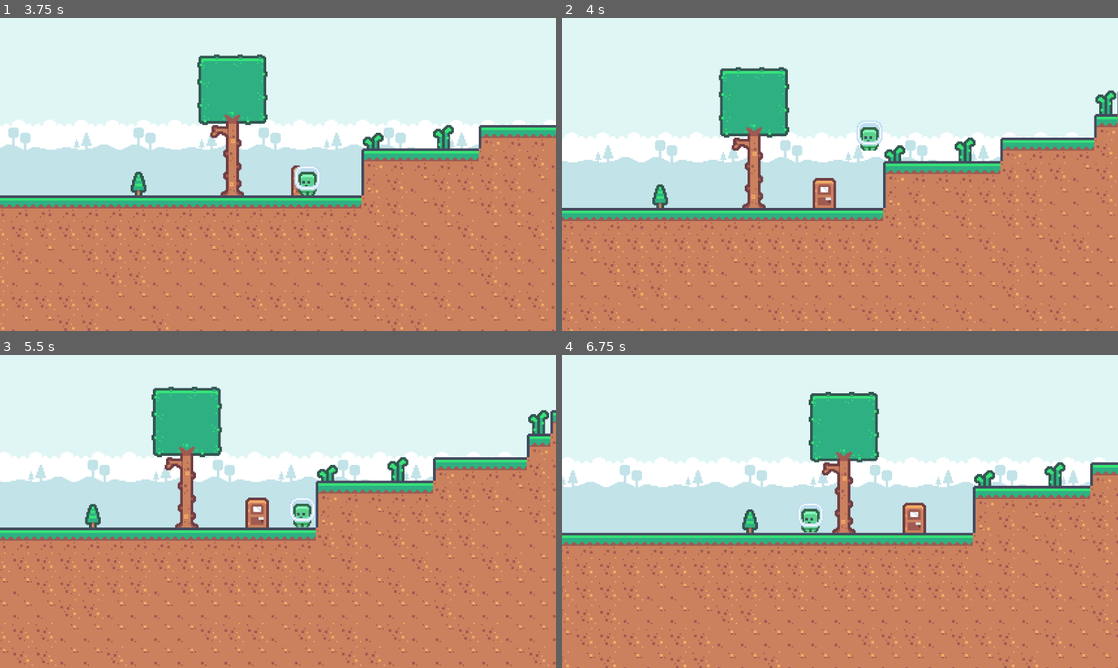
Above: before the commit, frames 1-4 (two rows, left to right).
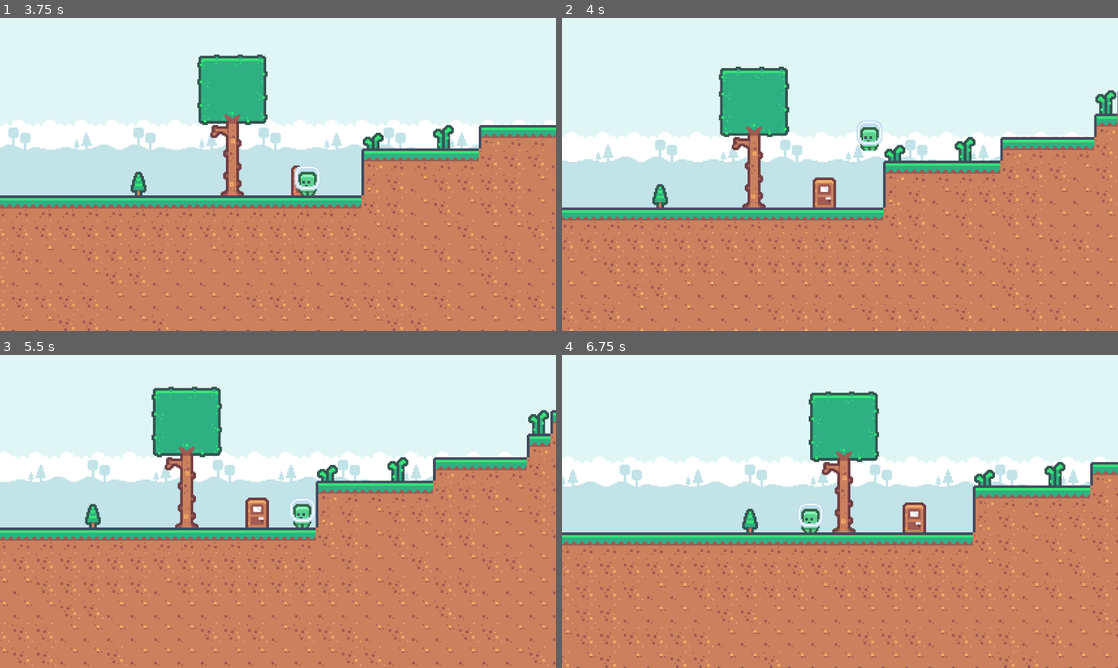
Above: after the commit, the same moments.

Repository: Nexilios/SideScrollingDelivery
Game: Godot game, scene res://scenes/game.tscn
The game is run twice, just before and just after one commit, with the same random seed, the same clock (stepped at 60 frames per second) and the same inputs.
Inputs:
- Up to frame 1 (3.75 s): tap Enter (ui_accept) at 0.5, 0.77, 1.52, 3.02 s; hold Right (ui_right) 0.53-2.03 s; hold Left (ui_left) 2.03-2.78 s; hold Right (ui_right) from 2.78 s (still down)
- Up to frame 2 (4 s): keep holding Right (ui_right); tap Enter (ui_accept) at 3.77 s
- Up to frame 3 (5.5 s): release Right (ui_right) at 4.28 s; hold Left (ui_left) 4.28-5.03 s; tap Enter (ui_accept) at 4.52 s; hold Right (ui_right) from 5.03 s (still down)
- Up to frame 4 (6.75 s): release Right (ui_right) at 5.78 s; hold Left (ui_left) from 5.78 s (still down); tap Enter (ui_accept) at 6.02 s

Frame 1 is identical in both runs. In frame 2, 2.4% of the frame differs, in the area x 0-100%, y 15-100%; in frame 3, less than 0.1%; in frame 4, 2.4%.

Commit message:
Reduce jittering when jumping

Diff:
--- a/scenes/player.tscn
+++ b/scenes/player.tscn
@@ -31,6 +31,8 @@
 [node name="Player" type="CharacterBody2D"]
 z_index = 5
 collision_layer = 2
+floor_snap_length = 3.0
+safe_margin = 0.06
 script = ExtResource("1_k4knk")
 
 [node name="AnimatedSprite2D" type="AnimatedSprite2D" parent="."]
